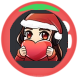
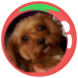
Layered file, before and after one edit (78x78). Changes by layer:
added layer "Pasted Layer" above "0cbb3dbb-2a85-42a5-be21-9839611e5af7.png" over [3, 9, 68, 73]
painted on "0cbb3dbb-2a85-42a5-be21-9839611e5af7.png" over [10, 10, 68, 68]
